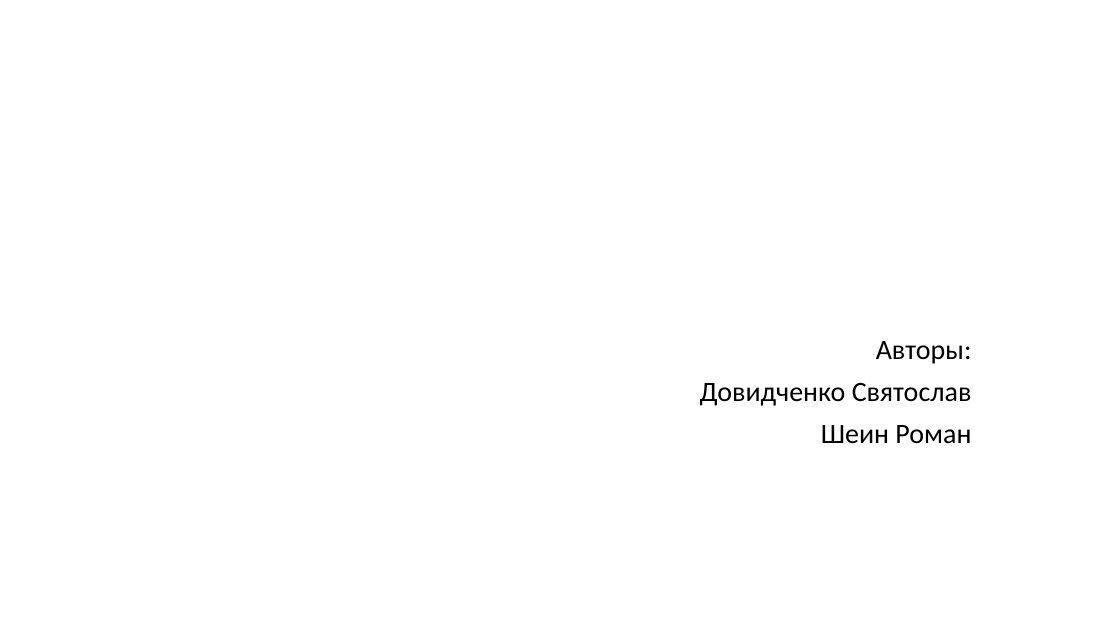
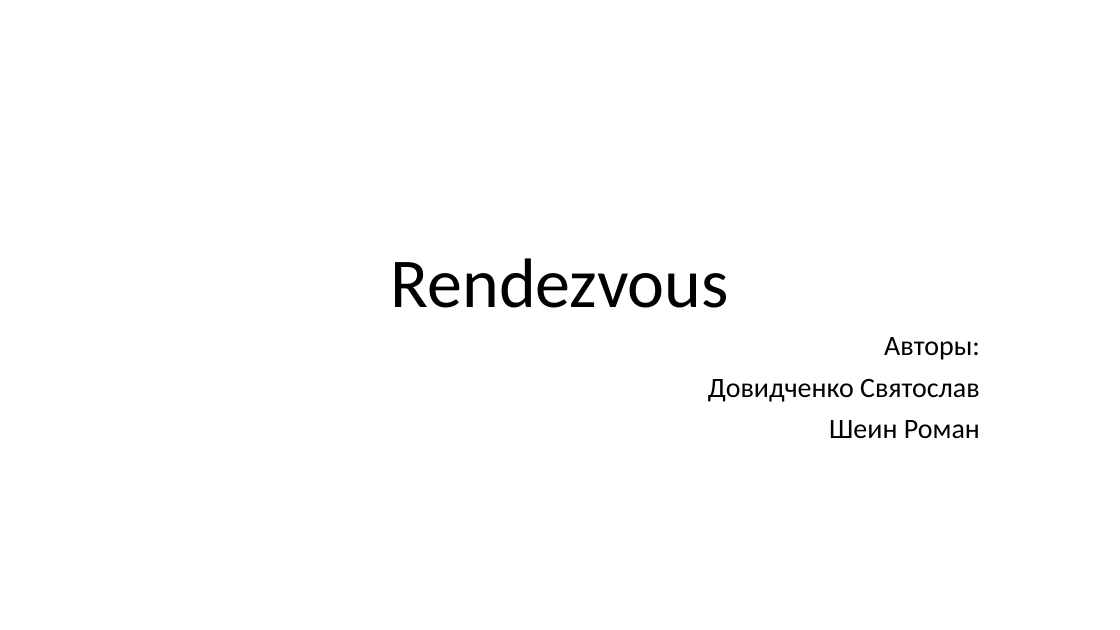
Before and after one commit to DertyuGameDev/server, a slide deck: slide 1 of presentation/p.pptx. Drawn at 1120x630 pixels with LibreOffice and Linux fonts; fonts in the diff are those of the drawing. Boxes give left, top, right and bottom in pixels: in the first picture for what was removed or moved away, otherwise in the second. Text is boxed around its words. In the diff, an @@ line names an element or a change of style, - is before the commit and + after.

```diff
--- a/presentation/p.pptx
+++ b/presentation/p.pptx
@@ title added at box(391, 258, 729, 308), 60 pt, text #000000 @@
+Rendezvous
@@ subtitle "Авторы:": place and size @@
-subtitle "Авторы:" at box(700, 341, 972, 444)
+subtitle "Авторы:" at box(708, 337, 980, 439)
```
Also in this commit, not shown: 2 other slides changed, 1 slide added, 1 slide removed, 1 other file.
